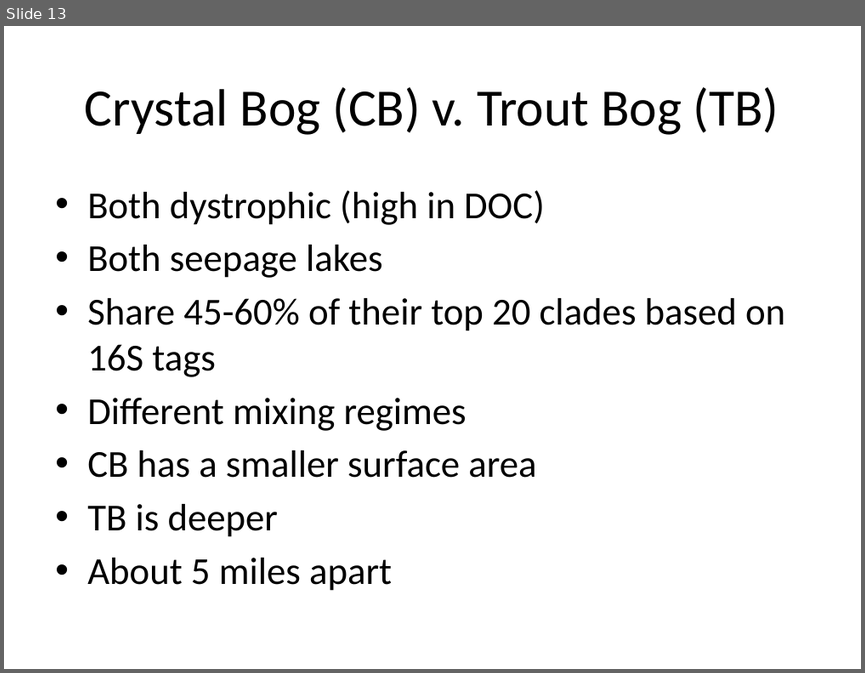
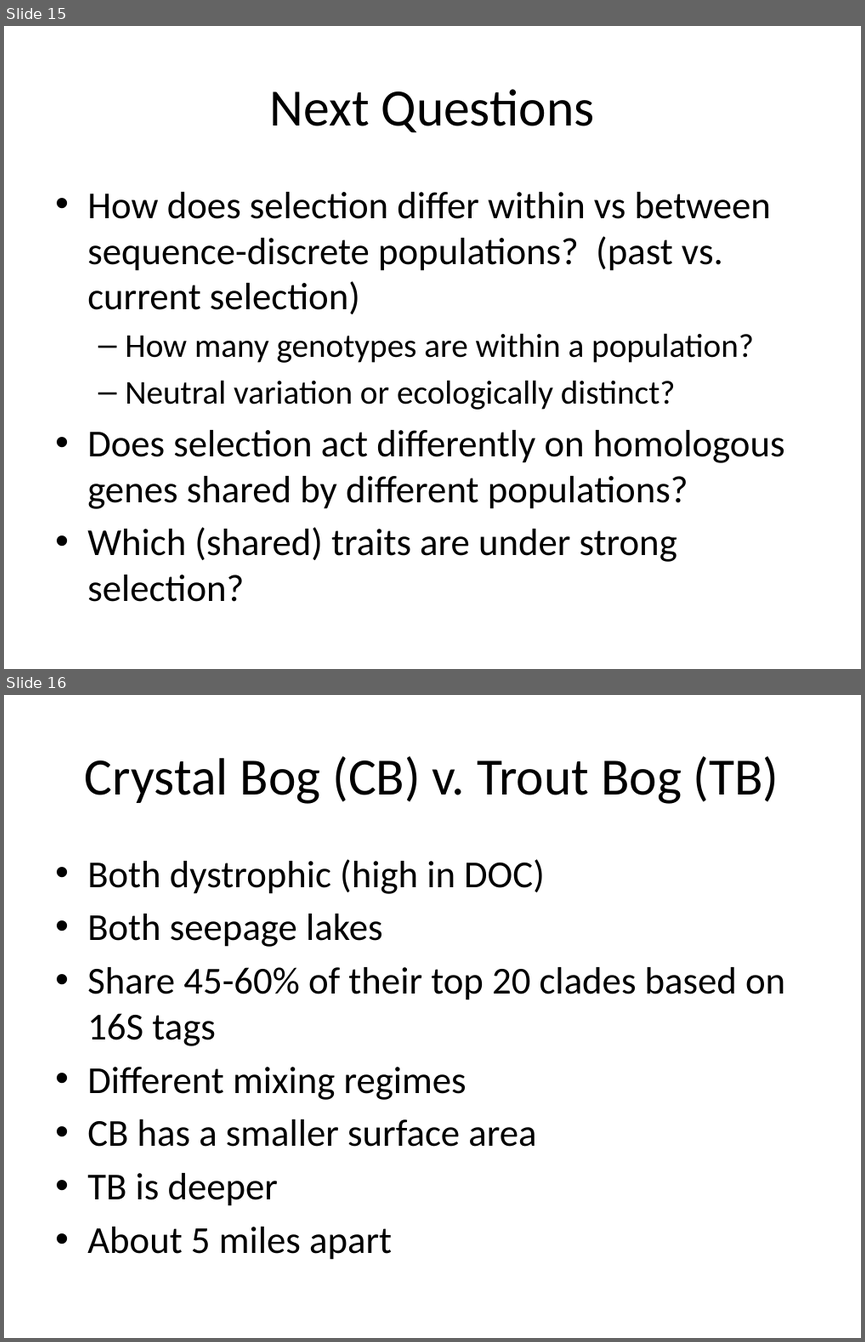
Before and after one commit to sstevens2/MDTP, a slide deck: 4YCM/Slides_4YCM.pptx. Shown one above the other, each under a label of ours: slide 13 before the commit, slides 15 and 16 after it. The pictures are 865x673 and 865x1342 pixels, drawn with LibreOffice and Linux fonts; fonts in the diff are those of the drawing. Boxes give left, top, right and bottom in pixels: in the first picture for what was removed or moved away, otherwise in the second. Text is boxed around its words. In the diff, an @@ line names an element or a change of style, - is before the commit and + after.

```diff
--- a/4YCM/Slides_4YCM.pptx
+++ b/4YCM/Slides_4YCM.pptx
@@ slide 15 added at [4,26,861,669], background #FFFFFF @@
@@ title added at [270,89,595,132], 44 pt, text #000000 @@
+Next Questions
@@ text added at [87,192,785,601], 32 pt, text #000000 @@
+• How does selection differ within vs between sequence-discrete populations? (past vs. current selection)
+  – How many genotypes are within a population?
+  – Neutral variation or ecologically distinct?
+• Does selection act differently on homologous genes shared by different populations?
+• Which (shared) traits are under strong selection?
@@ what was slide 13 is now slide 16 @@
```
Also in this commit, not shown: 1 slide changed, 8 other slides added, 6 slides removed.
